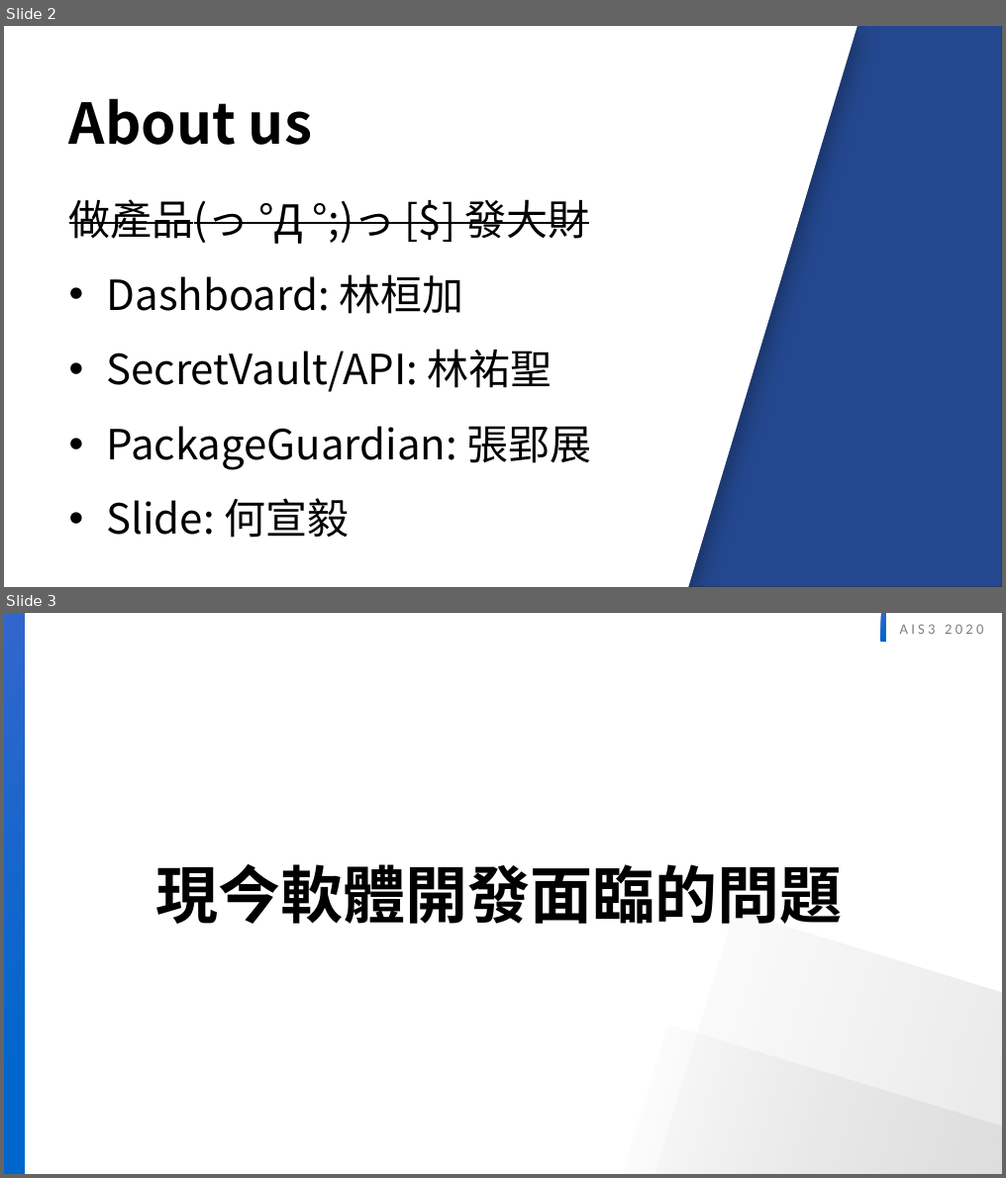
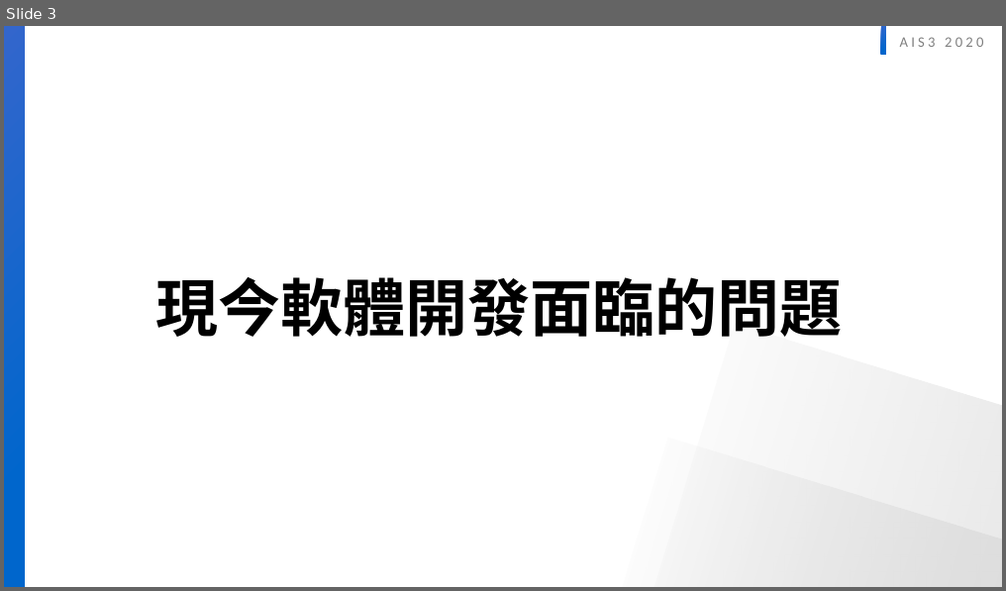
Before and after one commit to twinklestar03/AIS3-Dragon, a slide deck: Slide/AIS3 dragon security .pptx. Shown one above the other, each under a label of ours: slides 2 and 3 before the commit, slide 3 after it. The pictures are 1006x1178 and 1006x591 pixels, drawn with LibreOffice and Linux fonts; fonts in the diff are those of the drawing; background and template pictures are left out. Boxes give left, top, right and bottom in pixels: in the first picture for what was removed or moved away, otherwise in the second. Text is boxed around its words. In the diff, an @@ line names an element or a change of style, - is before the commit and + after.

```diff
--- a/Slide/AIS3 dragon security .pptx
+++ b/Slide/AIS3 dragon security .pptx
@@ slide 2 removed at (4,26,1002,587), background #FFFFFF @@
@@ group removed at (4,26,1002,587): 3 rectangles, 1 freeform shape @@
@@ text removed at (69,98,312,145) @@
-About us
@@ text removed at (69,199,591,538) @@
-做產品(っ °Д °;)っ [$] 發大財
-• Dashboard: 林桓加
-• SecretVault/API: 林祐聖
-• PackageGuardian: 張郢展
-• Slide: 何宣毅
```
Also in this commit, not shown: 1 slide changed, 2 slides added.
